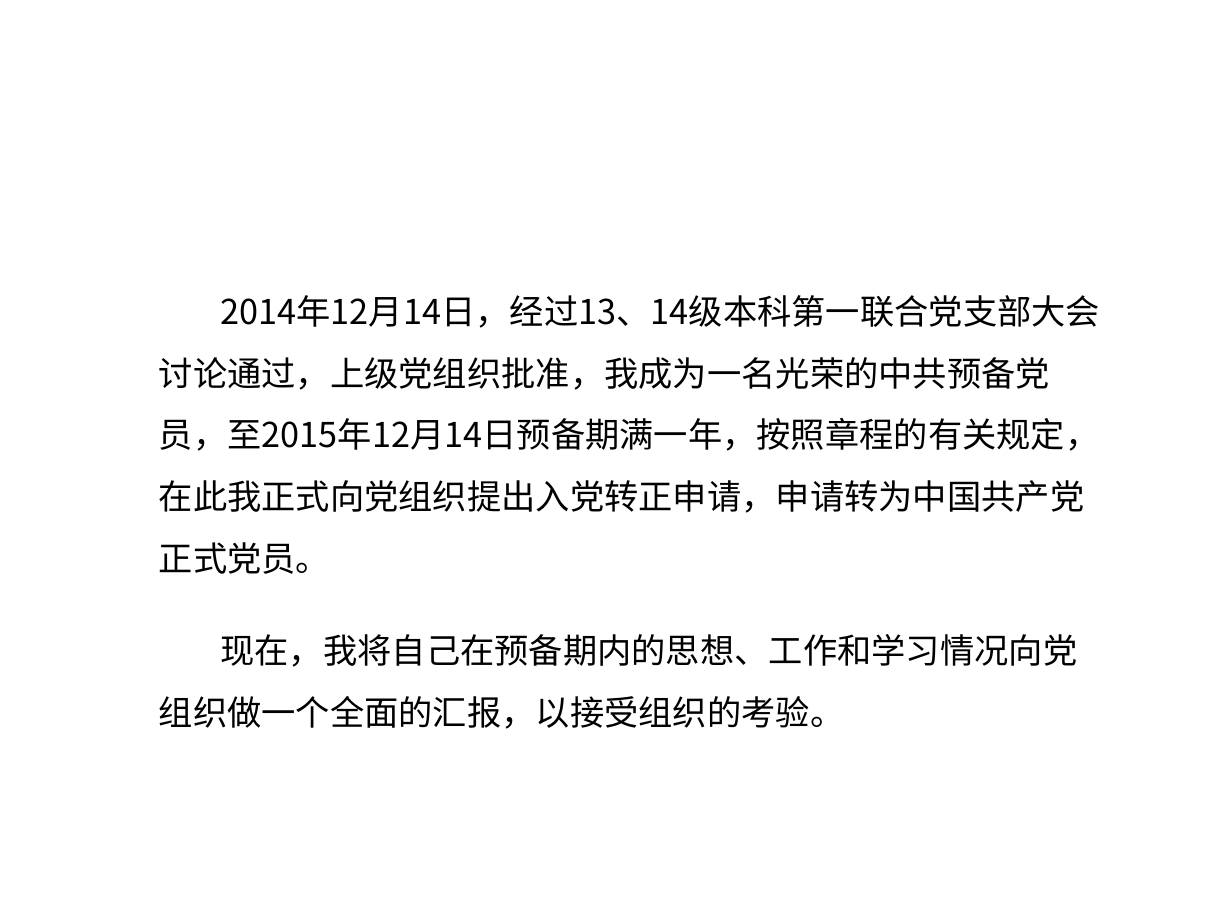
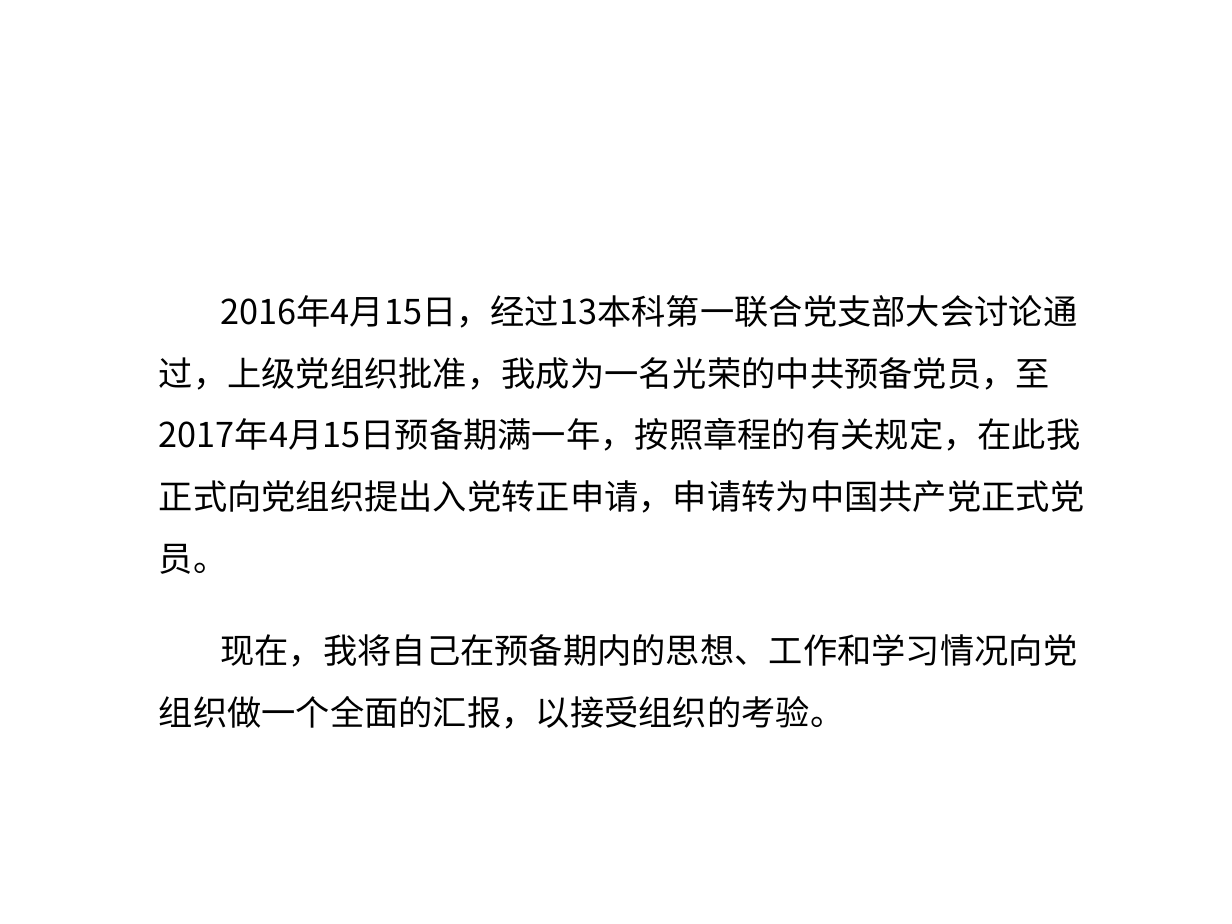
Before and after one commit to 342875289/----, a slide deck: slide 5 of 转正答辩/预备党员答辩.pptx. Drawn at 1232x924 pixels with LibreOffice and Linux fonts; fonts in the diff are those of the drawing; background and template pictures are left out. Boxes give left, top, right and bottom in pixels: in the first picture for what was removed or moved away, otherwise in the second. Text is boxed around its words. In the diff, an @@ line names an element or a change of style, - is before the commit and + after.

```diff
--- a/转正答辩/预备党员答辩.pptx
+++ b/转正答辩/预备党员答辩.pptx
@@ text at [159, 295, 1084, 574]: text changed @@
-2014年12月14日，经过13、14级本科第一联合党支部大会讨论通过，上级党组织批准，我成为一名光荣的中共预备党员，至2015年12月14日预备期满一年，按照章程的有关规定，在此我正式向党组织提出入党转正申请，申请转为中国共产党正式党员。
+2016年4月15日，经过13本科第一联合党支部大会讨论通过，上级党组织批准，我成为一名光荣的中共预备党员，至2017年4月15日预备期满一年，按照章程的有关规定，在此我正式向党组织提出入党转正申请，申请转为中国共产党正式党员。
```
Also in this commit, not shown: 6 other slides changed, 1 slide removed, 1 other file.
